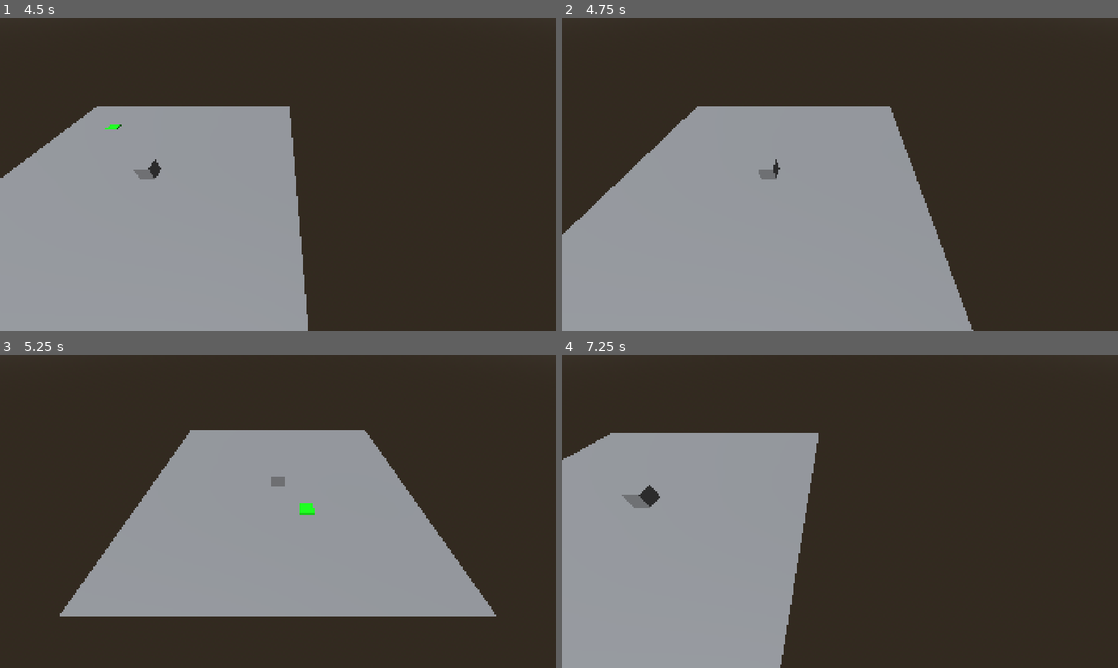
Above: before the commit, frames 1-4 (two rows, left to right).
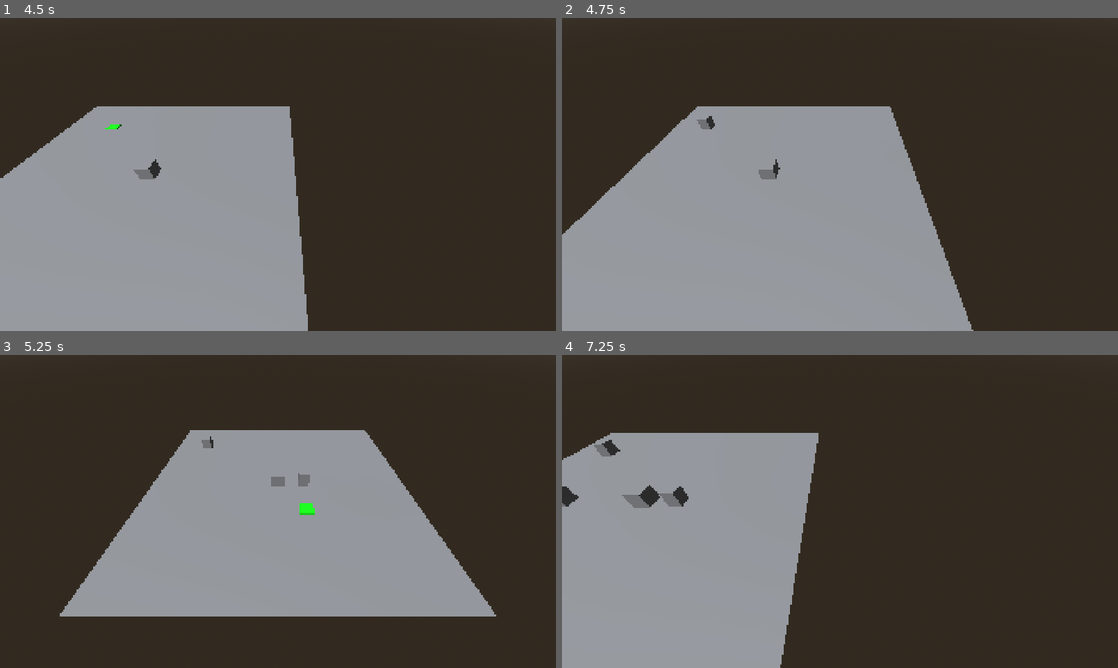
Above: after the commit, the same moments.

Repository: ChrisGiggleman/industrial-warfare
Game: Godot game, scene res://scenes/core/main.tscn
Two runs of this game, one before a commit and one after it. Both use one fixed random seed, a clock stepped at 60 frames per second and the inputs below.
Inputs (mouse positions are in pixels of both pictures, inside the frame that each line leads up to):
- Up to frame 1 (4.5 s): tap Enter at 0.5 s; move the mouse to (400, 158) at 0.52 s; press the mouse at (400, 158) at 0.53 s; hold D (move_right) 0.53-1.28 s; tap B (toggle_placement_mode) at 0.8, 1.35, 2.3, 3.8, 4.35 s; move the mouse to (166, 190) at 1.27 s; release the mouse at (166, 190) at 1.28 s; hold S (move_backward) 1.28-2.03 s; click (166, 190) at 1.55 s; move the mouse to (333, 105) at 2.02 s; hold D (move_right) 2.03-2.78 s; hold Mouse wheel up (camera_zoom_in) 2.03-2.78 s; move the mouse to (250, 237) at 2.77 s; hold W (move_forward) 2.78-3.53 s; tap Mouse wheel down (camera_zoom_out) at 2.85 s; click (250, 237) at 3.05 s; move the mouse to (444, 221) at 3.52 s; press the mouse at (444, 221) at 3.53 s; hold A (move_left) from 3.53 s (still down); move the mouse to (111, 127) at 4.27 s; release the mouse at (111, 127) at 4.28 s
- Up to frame 2 (4.75 s): keep holding A (move_left); click (673, 127) at 4.55 s
- Up to frame 3 (5.25 s): move the mouse to (305, 511) at 5.02 s; release A (move_left) at 5.03 s; press the mouse at (305, 511) at 5.03 s; hold S (move_backward) from 5.03 s (still down)
- Up to frame 4 (7.25 s): tap B (toggle_placement_mode) at 5.3, 5.85, 6.8 s; move the mouse to (756, 433) at 5.77 s; release S (move_backward) at 5.78 s; release the mouse at (756, 433) at 5.78 s; hold D (move_right) 5.78-6.53 s; click (756, 433) at 6.05 s; move the mouse to (962, 495) at 6.52 s; hold W (move_forward) from 6.53 s (still down); hold Mouse wheel up (camera_zoom_in) from 6.53 s (still down)

Frame 1 is identical in both runs. In frame 2, less than 0.1% of the frame differs, in the area x 24-28%, y 31-36%; in frame 3, 0.1%; in frame 4, 0.5%, in the area x 0-23%, y 27-49%.

Commit message:
Add first runtime building placement

Diff:
--- a/project.godot
+++ b/project.godot
@@ -20,6 +20,10 @@
 window/size/viewport_width=1920
 window/size/viewport_height=1080
 window/stretch/mode="canvas_items"
+
+[global_group]
+
+selectable="Objects that can be selected by the WorldInteraction system."
 
 [input]
 
--- /dev/null
+++ b/scenes/buildings/test_building.tscn
@@ -0,0 +1,20 @@
+[gd_scene format=3 uid="uid://ck6vnv4xqupue"]
+
+[sub_resource type="BoxShape3D" id="BoxShape3D_01ywg"]
+size = Vector3(0.8, 1, 0.8)
+
+[sub_resource type="BoxMesh" id="BoxMesh_xycqu"]
+size = Vector3(0.8, 1, 0.8)
+
+[node name="TestBuilding" type="Node3D" unique_id=1418987496 groups=["selectable"]]
+
+[node name="BuildingBody" type="StaticBody3D" parent="." unique_id=782605382]
+collision_layer = 6
+
+[node name="CollisionShape3D" type="CollisionShape3D" parent="BuildingBody" unique_id=796542401]
+transform = Transform3D(1, 0, 0, 0, 1, 0, 0, 0, 1, 0, 0.5, 0)
+shape = SubResource("BoxShape3D_01ywg")
+
+[node name="BuildingMesh" type="MeshInstance3D" parent="." unique_id=1701998984]
+transform = Transform3D(1, 0, 0, 0, 1, 0, 0, 0, 1, 0, 0.5, 0)
+mesh = SubResource("BoxMesh_xycqu")
--- a/scenes/core/main.tscn
+++ b/scenes/core/main.tscn
@@ -3,6 +3,7 @@
 [ext_resource type="Script" uid="uid://bac2eqfgd7hsh" path="res://scripts/selectable_object.gd" id="1_2dmjg"]
 [ext_resource type="Script" uid="uid://c3sckria1ahv7" path="res://scripts/camera_controller.gd" id="1_fgbdc"]
 [ext_resource type="Script" uid="uid://dcv31fgeqtpub" path="res://scripts/world_interaction.gd" id="2_i4cec"]
+[ext_resource type="PackedScene" uid="uid://ck6vnv4xqupue" path="res://scenes/buildings/test_building.tscn" id="4_b6u03"]
 
 [sub_resource type="PlaneMesh" id="PlaneMesh_6rktp"]
 size = Vector2(20, 20)
@@ -70,6 +71,7 @@
 script = ExtResource("2_i4cec")
 camera = NodePath("../CameraRig/Camera3D")
 hover_marker = NodePath("../HoverMarker")
+placeable_scene = ExtResource("4_b6u03")
 
 [node name="HoverMarker" type="MeshInstance3D" parent="." unique_id=2100502670]
 material_override = SubResource("StandardMaterial3D_2dmjg")
--- a/scripts/world_interaction.gd
+++ b/scripts/world_interaction.gd
@@ -1,38 +1,89 @@
 extends Node
 
+
+# =============================================================================
+# EXPORTED SETTINGS
+# =============================================================================
+# References and values that can be adjusted from the Godot Inspector.
 
 @export var camera: Camera3D
 @export var hover_marker: MeshInstance3D
+@export var placeable_scene: PackedScene
+
 @export var ray_length: float = 1000.0
 @export var grid_size: float = 1.0
+
 @export var valid_placement_color: Color = Color(0.0, 1.0, 0.0)
 @export var invalid_placement_color: Color = Color(1.0, 0.0, 0.0)
 
+
+# =============================================================================
+# RUNTIME STATE
+# =============================================================================
+# Stores information that changes while the game is running.
+
 var selected_object: Node = null
 var hover_material: StandardMaterial3D
+
 var placement_mode_active: bool = false
-
+var current_placement_position: Vector3 = Vector3.ZERO
+var placement_is_valid: bool = false
+
+
+# =============================================================================
+# INITIALIZATION
+# =============================================================================
+# Runs once when WorldInteraction enters the scene.
+# Stores the hover marker material and hides the placement preview initially.
 
 func _ready() -> void:
 	hover_material = hover_marker.material_override as StandardMaterial3D
 	hover_marker.visible = false
 
 
+# =============================================================================
+# FRAME UPDATE
+# =============================================================================
+# Runs every rendered frame.
+# The placement preview only updates while placement mode is active.
+
 func _process(_delta: float) -> void:
 	if placement_mode_active:
 		_update_hover_marker()
 
 
+# =============================================================================
+# INPUT HANDLING
+# =============================================================================
+# Handles interaction inputs.
+#
+# Normal Mode:
+#   Left Click = Select object
+#
+# Placement Mode:
+#   Left Click = Attempt to place building
+#
+# B / toggle_placement_mode switches between the two modes.
+
 func _unhandled_input(event: InputEvent) -> void:
 	if event.is_action_pressed("toggle_placement_mode"):
 		_toggle_placement_mode()
 		return
 
 	if placement_mode_active:
+		if event.is_action_pressed("primary_action"):
+			_try_place_object()
 		return
 
 	if event.is_action_pressed("primary_action"):
 		_print_mouse_world_position()
+
+
+# =============================================================================
+# PLACEMENT MODE TOGGLE
+# =============================================================================
+# Enables or disables build/placement mode.
+# Entering placement mode clears the current object selection.
 
 func _toggle_placement_mode() -> void:
 	placement_mode_active = not placement_mode_active
@@ -42,8 +93,19 @@
 		print("Placement mode enabled")
 	else:
 		hover_marker.visible = false
+		placement_is_valid = false
 		print("Placement mode disabled")
 
+
+# =============================================================================
+# OBJECT SELECTION RAYCAST
+# =============================================================================
+# Casts a ray from the mouse cursor into the 3D world.
+#
+# If the collider belongs to or is underneath a node in the "selectable"
+# group, that logical object becomes selected.
+#
+# Clicking ground or empty space deselects the current object.
 
 func _print_mouse_world_position() -> void:
 	var mouse_position: Vector2 = get_viewport().get_mouse_position()
@@ -81,6 +143,14 @@
 		print("Hit nothing")
 
 
+# =============================================================================
+# OBJECT SELECTION STATE
+# =============================================================================
+# Changes the currently selected logical object.
+#
+# If the object provides a set_selected() method, that object controls its
+# own visual selection feedback.
+
 func _select_object(object: Node) -> void:
 	if selected_object == object:
 		return
@@ -93,6 +163,16 @@
 	if selected_object != null and selected_object.has_method("set_selected"):
 		selected_object.call("set_selected", true)
 
+
+# =============================================================================
+# PLACEMENT PREVIEW
+# =============================================================================
+# Tracks the mouse over valid placement surfaces.
+#
+# The ray only checks Collision Layer 1, which is reserved for placement
+# surfaces such as the ground.
+#
+# The result is snapped to the configured grid size.
 
 func _update_hover_marker() -> void:
 	var mouse_position: Vector2 = get_viewport().get_mouse_position()
@@ -106,6 +186,7 @@
 		ray_end
 	)
 
+	# Collision Layer 1 = Ground / placement surfaces.
 	query.collision_mask = 1
 
 	var result: Dictionary = get_viewport().world_3d.direct_space_state.intersect_ray(query)
@@ -113,38 +194,89 @@
 	if result:
 		var hit_position: Vector3 = result["position"]
 
-		var snapped_position := Vector3(
+		# Store the actual ground-level location where a building would be placed.
+		current_placement_position = Vector3(
 			snappedf(hit_position.x, grid_size),
-			hit_position.y + 0.02,
+			hit_position.y,
 			snappedf(hit_position.z, grid_size)
 		)
 
+		# The thin preview tile sits slightly above the ground to prevent overlap.
 		hover_marker.visible = true
-		hover_marker.global_position = snapped_position
-
-		var placement_clear: bool = _is_placement_clear(snapped_position)
-
-		if placement_clear:
+		hover_marker.global_position = (
+			current_placement_position + Vector3(0.0, 0.02, 0.0)
+		)
+
+		# Check whether the current grid cell is occupied.
+		placement_is_valid = _is_placement_clear(current_placement_position)
+
+		if placement_is_valid:
 			hover_material.albedo_color = valid_placement_color
 		else:
 			hover_material.albedo_color = invalid_placement_color
 
 	else:
 		hover_marker.visible = false
-
+		placement_is_valid = false
+
+
+# =============================================================================
+# PLACEMENT VALIDITY CHECK
+# =============================================================================
+# Tests a roughly 1x1 meter area above the requested placement position.
+#
+# Collision Layer 3 is reserved for objects that block construction.
+#
+# Returns:
+#   true  = area is empty
+#   false = another placement-blocking object occupies the cell
 
 func _is_placement_clear(position: Vector3) -> bool:
 	var check_shape := BoxShape3D.new()
 	check_shape.size = Vector3(0.9, 1.0, 0.9)
 
 	var query := PhysicsShapeQueryParameters3D.new()
+
 	query.shape = check_shape
 	query.transform.origin = position + Vector3(0.0, 0.5, 0.0)
+
+	# Collision Layer 3 = Placement blockers.
 	query.collision_mask = 4
 
-	var results: Array[Dictionary] = get_viewport().world_3d.direct_space_state.intersect_shape(
-		query,
-		1
+	var results: Array[Dictionary] = (
+		get_viewport().world_3d.direct_space_state.intersect_shape(
+			query,
+			1
+		)
 	)
 
 	return results.is_empty()
+
+
+# =============================================================================
+# OBJECT PLACEMENT
+# =============================================================================
+# Attempts to instantiate the configured PackedScene at the current
+# grid-snapped placement position.
+#
+# Placement is refused when:
+#   - the current cell is blocked
+#   - no PackedScene has been assigned
+
+func _try_place_object() -> void:
+	if not placement_is_valid:
+		print("Placement blocked")
+		return
+
+	if placeable_scene == null:
+		print("No placeable scene assigned")
+		return
+
+	var new_object: Node = placeable_scene.instantiate()
+
+	get_tree().current_scene.add_child(new_object)
+
+	if new_object is Node3D:
+		new_object.global_position = current_placement_position
+
+	print("Placed object at ", current_placement_position)
Not shown, changed: docs/ARCHITECTURE.md
Not shown, changed: docs/DEVLOG.md
Not shown, changed: docs/ROADMAP.md
